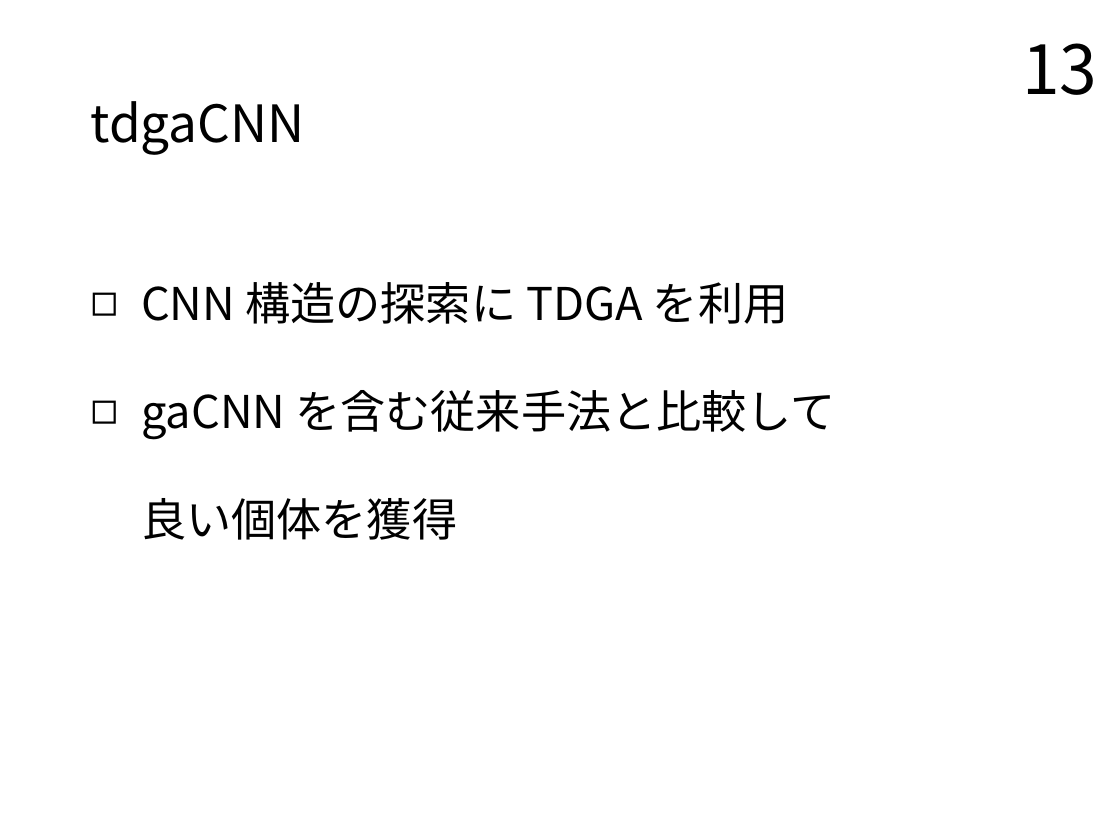
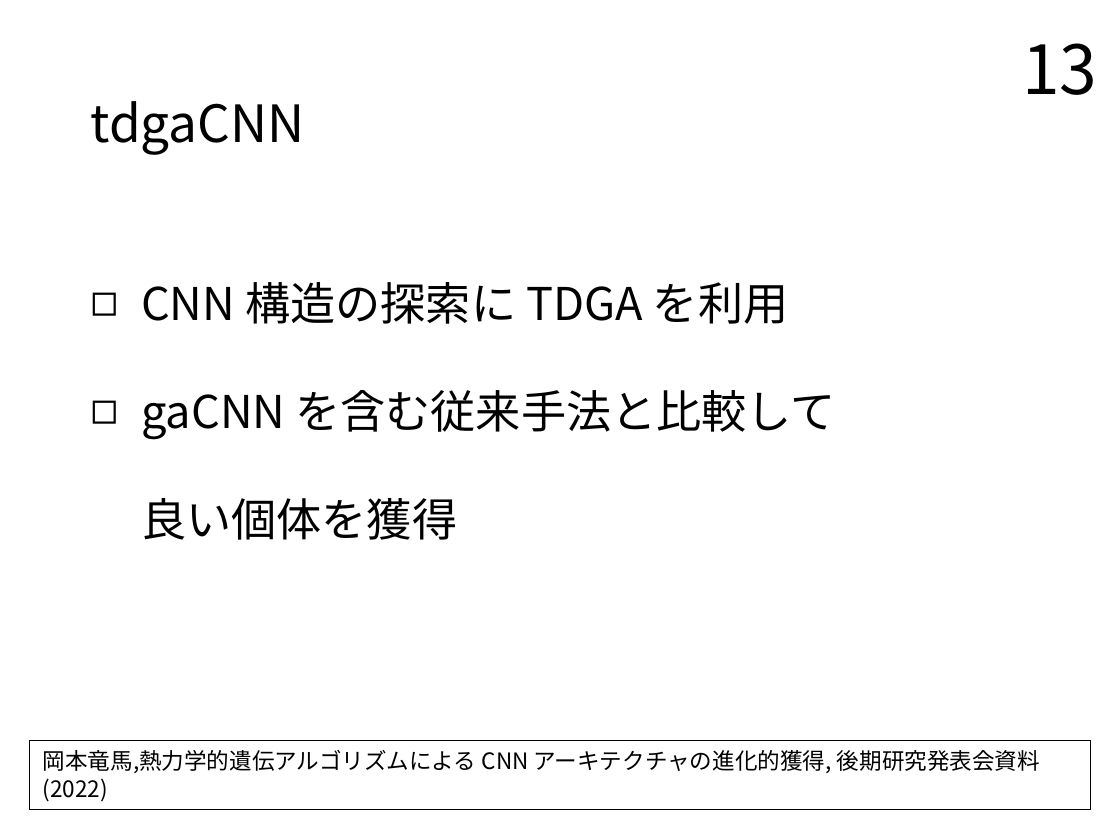
Before and after one commit to TairaTomotaka/kadai, a slide deck: slide 13 of prsn/20230124_prsn_taira.pptx. Drawn at 1120x840 pixels with LibreOffice and Linux fonts; fonts in the diff are those of the drawing. Boxes give left, top, right and bottom in pixels: in the first picture for what was removed or moved away, otherwise in the second. Text is boxed around its words. In the diff, an @@ line names an element or a change of style, - is before the commit and + after.

```diff
--- a/prsn/20230124_prsn_taira.pptx
+++ b/prsn/20230124_prsn_taira.pptx
@@ rectangle added at (30,741,1090,809), fill #FFFFFF, outline #000000 0.75 pt, 12 pt, text #000000 @@
+岡本竜馬,熱力学的遺伝アルゴリズムによる CNN アーキテクチャの進化的獲得, 後期研究発表会資料 (2022)
```
Also in this commit, not shown: 6 other slides changed.
